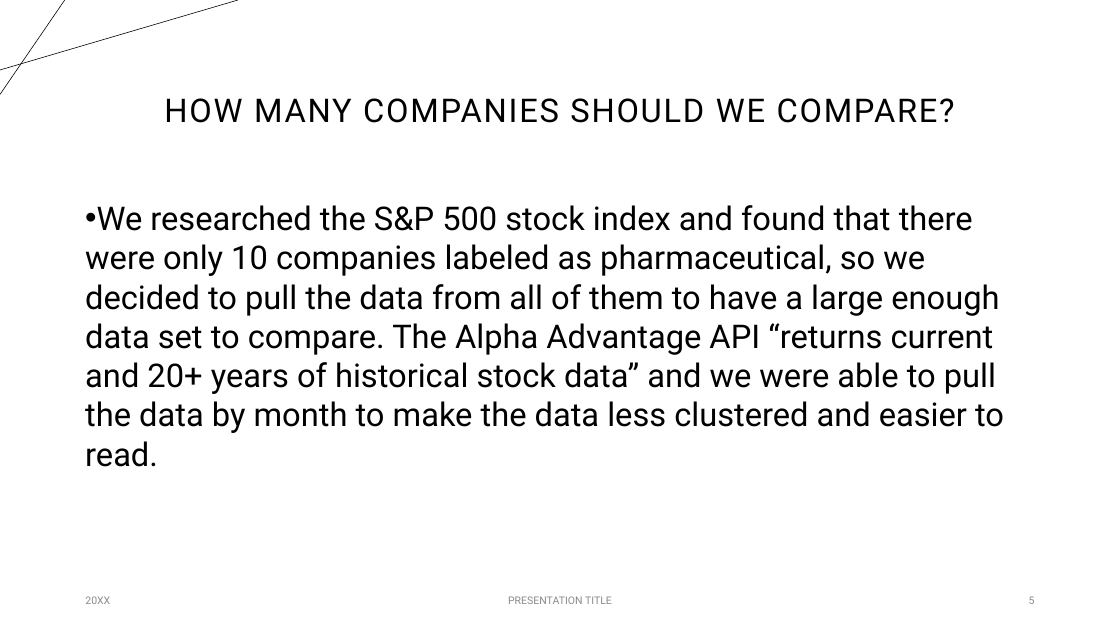
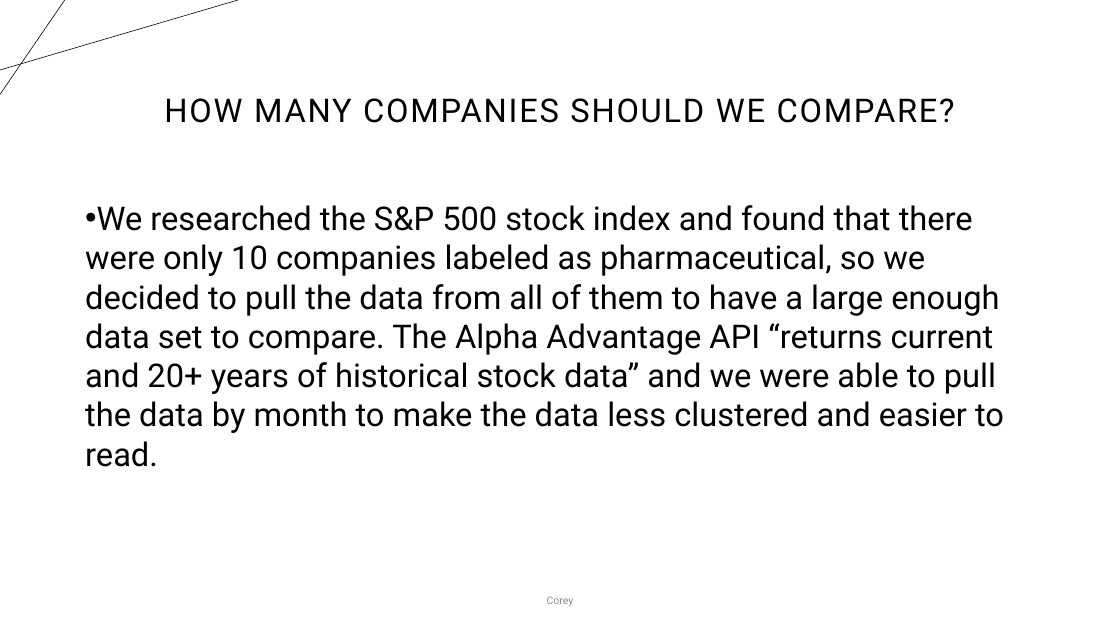
Before and after one commit to proctorsjackson/group_3_project_1, a slide deck: slide 5 of Powerpoint.pptx. Drawn at 1120x630 pixels with LibreOffice and Linux fonts; fonts in the diff are those of the drawing. Boxes give left, top, right and bottom in pixels: in the first picture for what was removed or moved away, otherwise in the second. Text is boxed around its words. In the diff, an @@ line names an element or a change of style, - is before the commit and + after.

```diff
--- a/Powerpoint.pptx
+++ b/Powerpoint.pptx
@@ text removed at [85,596,110,604] @@
-20XX
@@ text at [547,596,574,606]: text changed @@
-PRESENTATION TITLE
+Corey
@@ page number removed at [1029,596,1035,604] @@
-5
```
Also in this commit, not shown: 5 other slides changed, 2 slides added, 1 other file.
